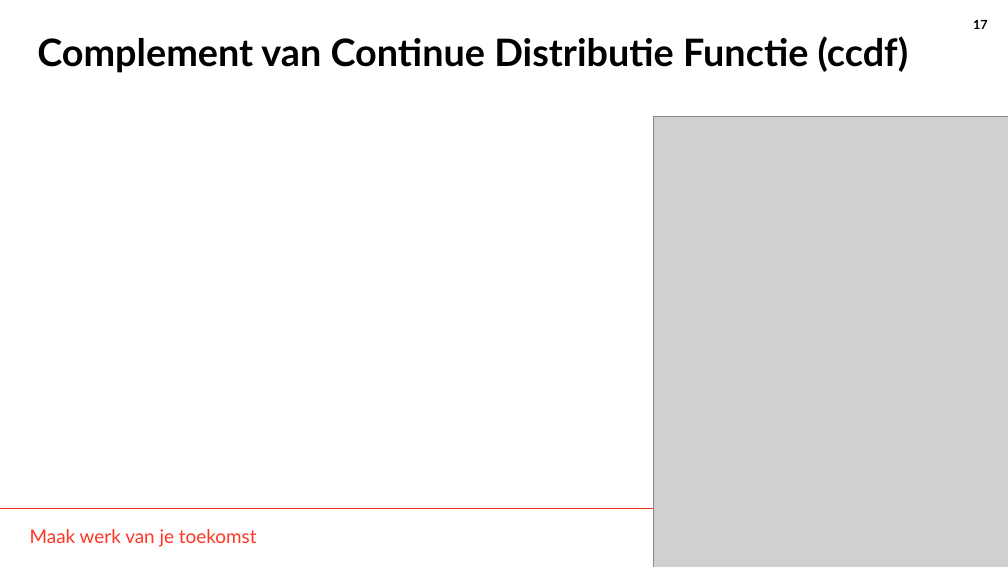
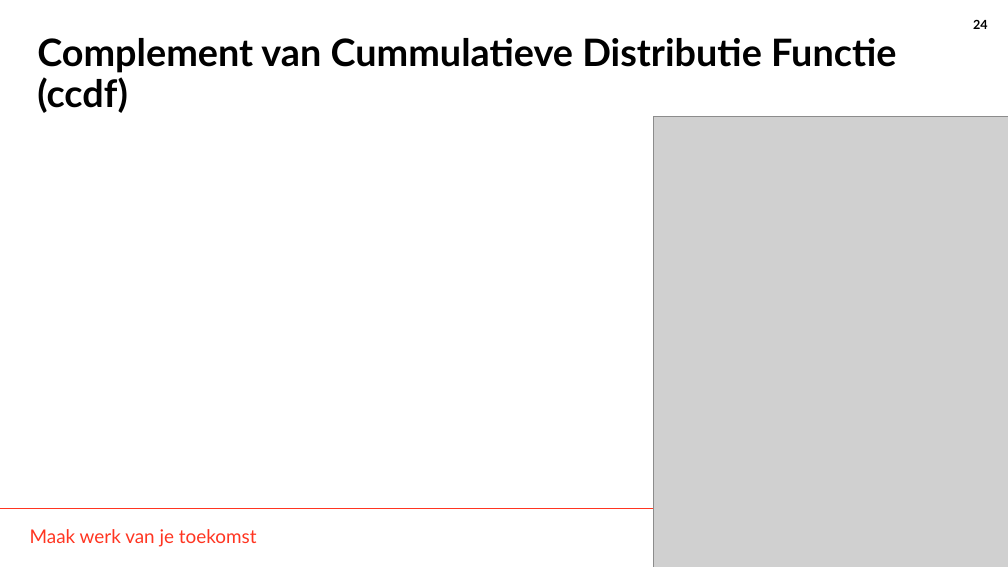
Before and after one commit to THellemans/data-science-syntra-ab, a slide deck: slide 24 of 06 statistiek/04 Numerieke data verdelingen verkennen/04 Numerieke data verdelingen verkennen.pptx (slide 17 before the commit). Drawn at 1008x567 pixels with LibreOffice and Linux fonts; fonts in the diff are those of the drawing; grey boxes stand for pictures; background and template pictures are left out. Boxes give left, top, right and bottom in pixels: in the first picture for what was removed or moved away, otherwise in the second. Text is boxed around its words. In the diff, an @@ line names an element or a change of style, - is before the commit and + after.

```diff
--- a/06 statistiek/04 Numerieke data verdelingen verkennen/04 Numerieke data verdelingen verkennen.pptx
+++ b/06 statistiek/04 Numerieke data verdelingen verkennen/04 Numerieke data verdelingen verkennen.pptx
@@ page number at <box>973,20,988,29</box>: text changed @@
-17
+24
@@ title at <box>37,38,896,113</box>: text changed @@
-Complement van Continue Distributie Functie (ccdf)
+Complement van Cummulatieve Distributie Functie (ccdf)
```
Also in this commit, not shown: 5 other slides changed, 8 slides added, 1 slide removed, 34 other files.
